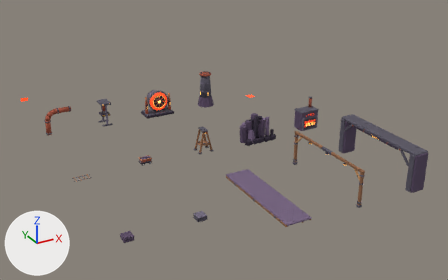
The Blender file art/blender/hellfire_underworks.blend: old version first, new version second.
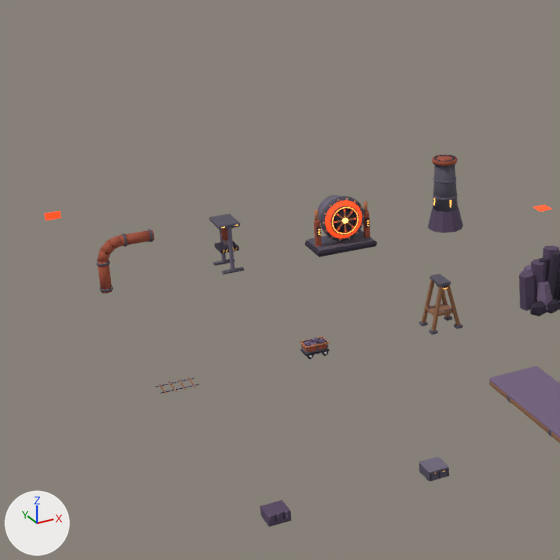
Each version appears first whole from a 50 mm camera at (-31.4, -93.8, 62.5) aimed at (37.1, 30.8, 0.2), and next in a close-up on the part from 0% to 58% of the width and 0% to 92% of the height. Every picture has the same lights, and +X, +Y and +Z are marked at lower left. The last two pictures show the newer version.

In view in the first close-up: 'underworks_basalt_cluster', 'underworks_chimney', 'underworks_hoist', 'underworks_pipe', 'underworks_press', 'underworks_reactor', 'underworks_reactor_rotor', 'underworks_roof' and 7 more.
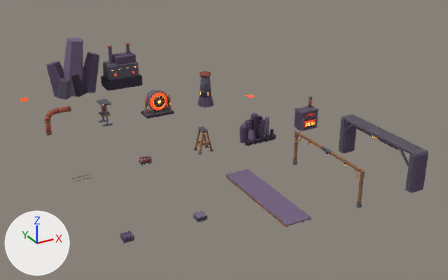
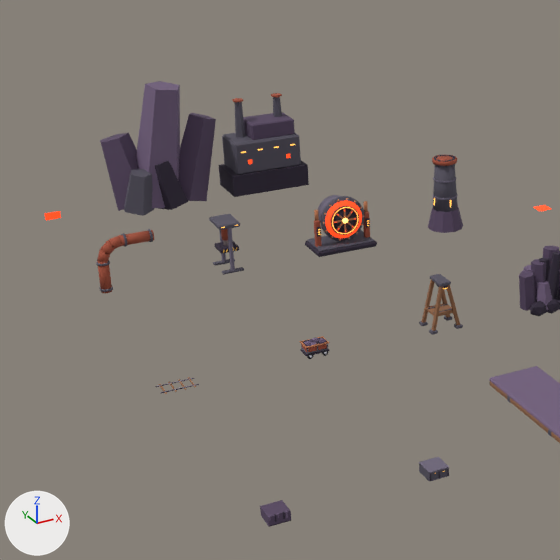
Where the change shows, as pixel boxes [x1, y1, x2, y2] in the close-ups (560 x 560 px):
'underworks_cavern_rib', added (purple): after [100, 81, 216, 216]
'underworks_distant_smelter', added: after [219, 93, 309, 197]
    faces in mat_cartoon_kit: [219, 93, 309, 197]

Patch to the scene script:
```diff
--- a/art/blender/hellfire_underworks.blend.py
+++ b/art/blender/hellfire_underworks.blend.py
@@ me_underworks_distant_smelter @@
+me_underworks_distant_smelter.from_pydata(...)  # 152 vertices, 126 faces; spans x -5.6..5.6, y -3.1..3.1, z 0.0..12.84
+# faces by material slot: [90, 12, 24]
+me_underworks_distant_smelter.materials.append(mat_cartoon_kit)
+me_underworks_distant_smelter.materials.append(mat_campaign_glow_underworks_heat)
+me_underworks_distant_smelter.materials.append(mat_campaign_glow_underworks_lamp)
@@ me_underworks_cavern_rib @@
+me_underworks_cavern_rib.from_pydata(...)  # 50 vertices, 35 faces; spans x -7.1..8.7, y -3.7..4.9, z -0.8..16.7
+me_underworks_cavern_rib.materials.append(mat_cartoon_kit)
@@ ob_underworks_distant_smelter @@
+ob_underworks_distant_smelter = bpy.data.objects.new('underworks_distant_smelter', me_underworks_distant_smelter)
+ob_underworks_distant_smelter.parent = ob_underworks_distant_smelter___editable_prop
+ob_underworks_distant_smelter.location = (0.0, 0.0, 0.0)
@@ ob_underworks_distant_smelter___editable_prop @@
+ob_underworks_distant_smelter___editable_prop = bpy.data.objects.new('underworks_distant_smelter | Editable prop', None)
+ob_underworks_distant_smelter___editable_prop.location = (30.0, 84.0, 0.0)
@@ ob_underworks_cavern_rib @@
+ob_underworks_cavern_rib = bpy.data.objects.new('underworks_cavern_rib', me_underworks_cavern_rib)
+ob_underworks_cavern_rib.parent = ob_underworks_cavern_rib___editable_prop
+ob_underworks_cavern_rib.location = (0.0, 0.0, 0.0)
@@ ob_underworks_cavern_rib___editable_prop @@
+ob_underworks_cavern_rib___editable_prop = bpy.data.objects.new('underworks_cavern_rib | Editable prop', None)
+ob_underworks_cavern_rib___editable_prop.location = (15.0, 84.0, 0.0)
```
